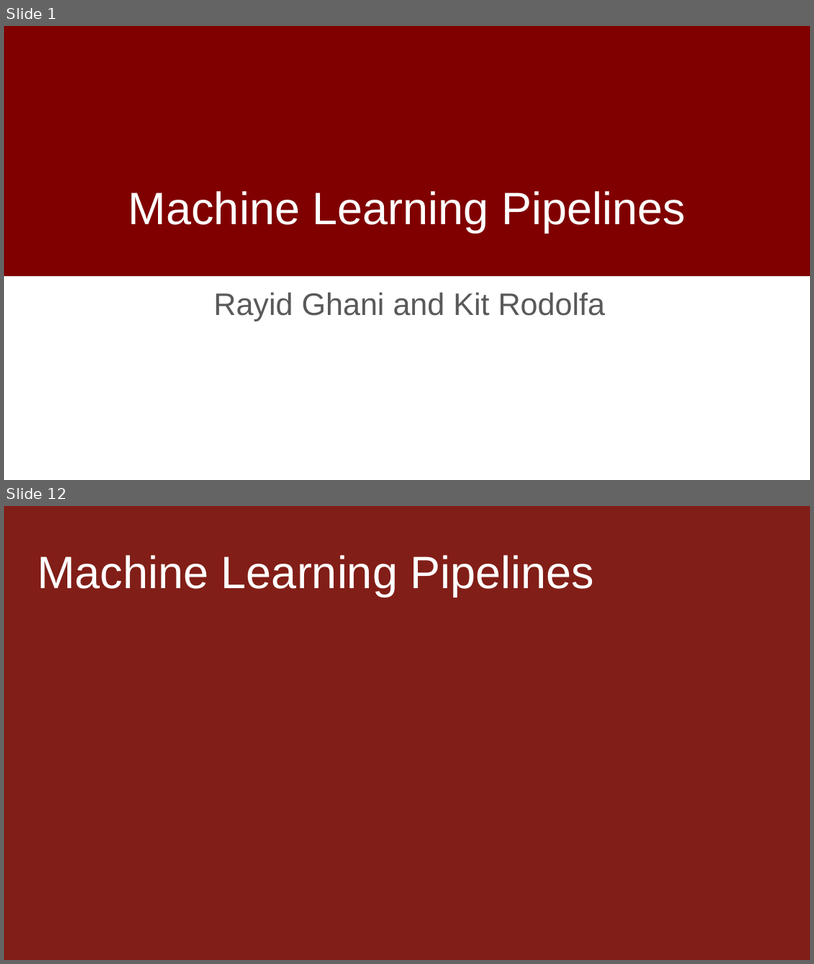
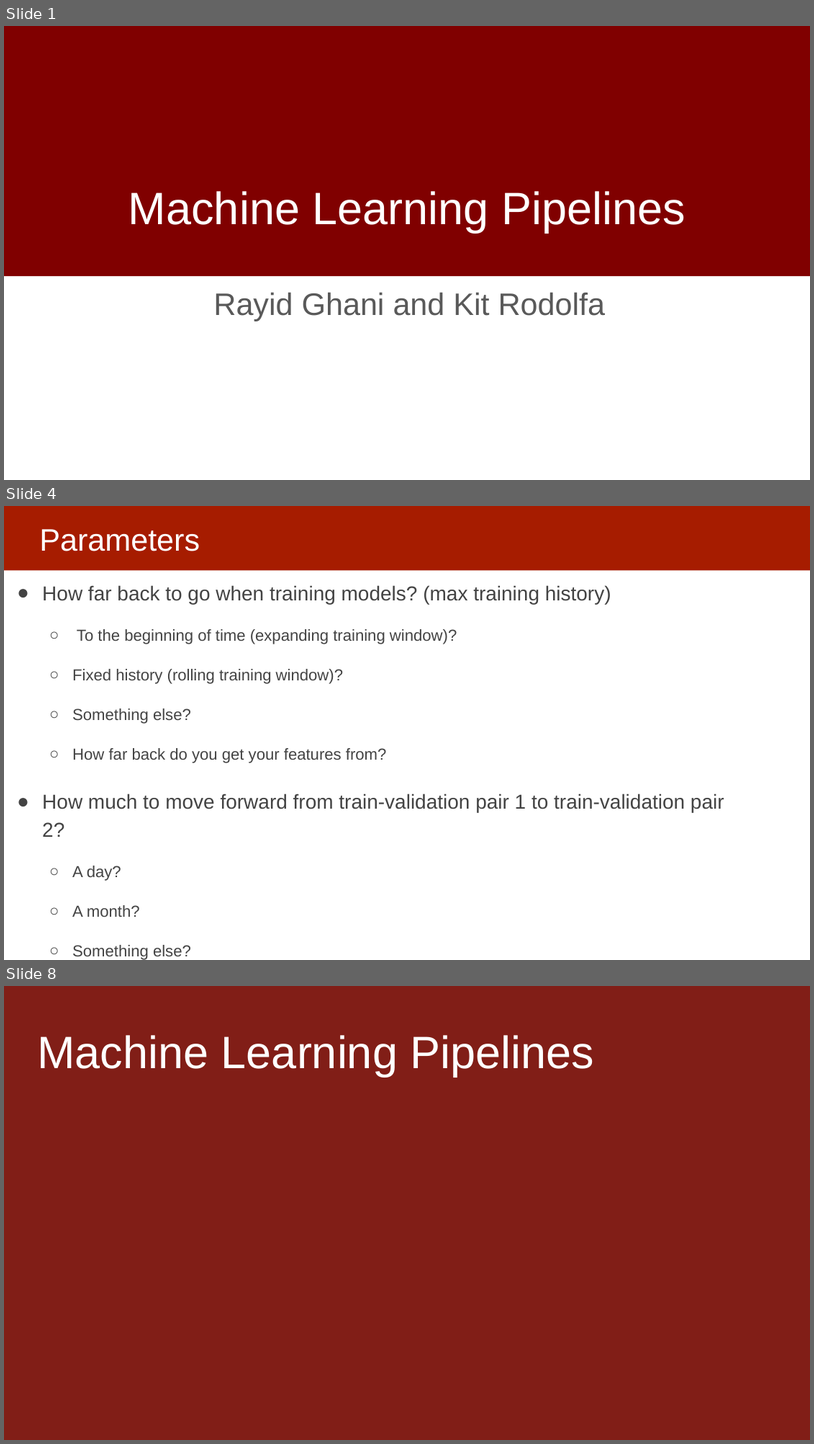
Before and after one commit to dssg/MLinPractice, a slide deck: Lectures/Lecture8-Machine-Learning-Pipelines.pptx. Shown one above the other, each under a label of ours: slides 1 and 12 before the commit, slides 1, 4 and 8 after it; the slides between them are not shown. The pictures are 814x964 and 814x1444 pixels, drawn with LibreOffice and Linux fonts; fonts in the diff are those of the drawing; background and template pictures are left out. Boxes give left, top, right and bottom in pixels: in the first picture for what was removed or moved away, otherwise in the second. Text is boxed around its words. In the diff, an @@ line names an element or a change of style, - is before the commit and + after.

```diff
--- a/Lectures/Lecture8-Machine-Learning-Pipelines.pptx
+++ b/Lectures/Lecture8-Machine-Learning-Pipelines.pptx
@@ slide 4 added at (4, 506, 810, 960), background #FFFFFF @@
@@ rectangle added at (4, 506, 810, 570), fill #A61C00 @@
@@ title added at (39, 529, 200, 551), 37 pt, text #FFFFFF @@
+Parameters
@@ text added at (42, 585, 725, 880), 19 pt, text #434343 @@
+● How far back to go when training models? (max training history)
+  ○ To the beginning of time (expanding training window)?
+  ○ Fixed history (rolling training window)?
+  ○ Something else?
+  ○ How far back do you get your features from?
+● How much to move forward from train-validation pair 1 to train-validation pair 2?
+  ○ A day?
+  ○ A month?
+  ○ Something else?
@@ what was slide 12 is now slide 8 @@
```
Also in this commit, not shown: 4 slides changed, 3 other slides added, 10 slides removed.
